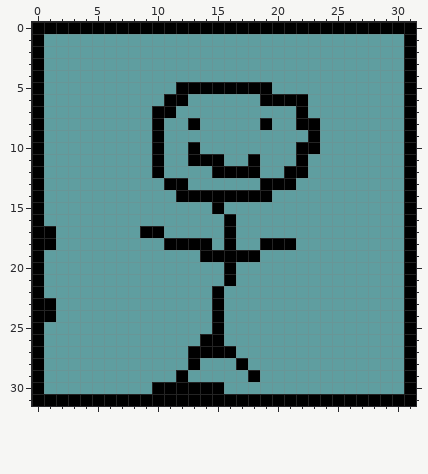
Edited in one commit: pixel-art sprite (MapController/bin/Debug/Player.png). Above, as it was before the edit.
The file is 32x32 pixels.
New version:
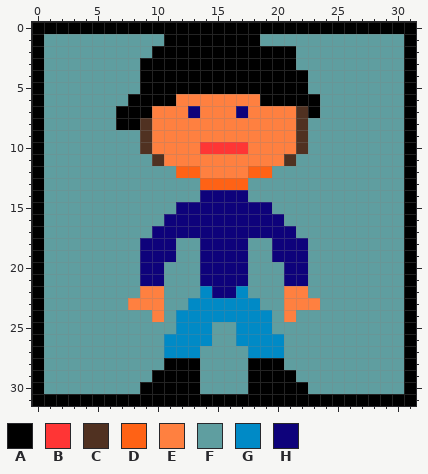
Palette (. is transparent): A #000000  B #ff3535  C #503121  D #ff6215  E #ff8040  F #5f9ea0  G #008ac6  H #0e027b
The edit:
Changed rows in their new state; - is an unchanged pixel.
first column x 1:
 1 ----------AAAAAAAA-----
 2 ---------AAAAAAAAAAAA--
 3 --------AAAAAAAAAAAAA--
 4 --------AAAAAAAAAAAAAA-
 5 --------AAA--------AAA-
 6 -------AAA-EEEEEEE----A
 7 ------AAAEEEHEEEHEEEECA
 8 ------AACEEEEEEEEEEEECF
 9 --------CEEEEEEEEEEEECF
10 --------CEEEEBBBBEEEECF
11 ---------CEEEEEEEEEECF-
12 ---------F-DDEEEEDD-FF-
13 ----------FF-DDDD-FFF--
14 -----------FFHHHHFF----
15 -----------HHHHHHHH----
16 ----------HHHHHHHHHH---
17 F-------FHHHHHHHHHHHH--
18 F-------HHHFFHHHH-FHHH-
19 --------HHH--HHHHF-HHH-
20 --------HH---HHHH---HH-
21 --------HH---HHHH---HH-
22 --------EE---GHHG---EE-
23 F------EEE--GGGGGG--EEE
24 F--------E-GGGGGGGG-E--
25 -----------GGGF-GGG----
26 ----------GGGGF-GGGG---
27 ----------GGGFFF-GGG---
28 ----------AA----FAAA---
29 ---------AA-A-----AAA--
30 --------A----FF--AAAAA-
Pixel boxes of the changes (left, top, right, bottom) in both pictures:
changed: (116, 34, 320, 394)
changed: (44, 226, 56, 322)
